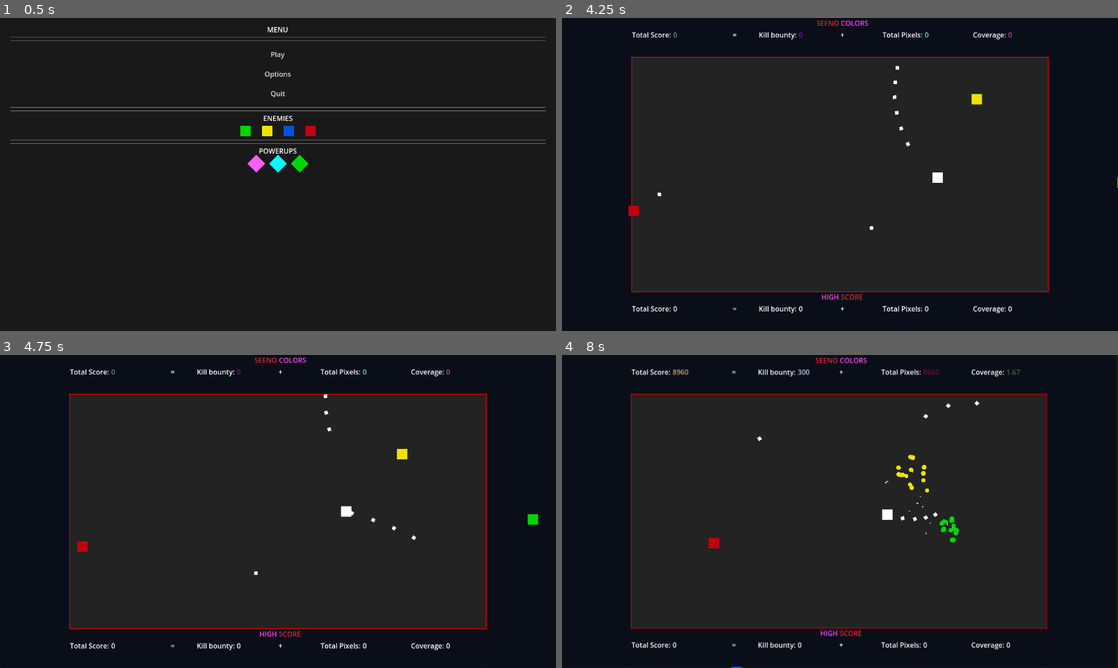
Above: before the commit, frames 1-4 (two rows, left to right).
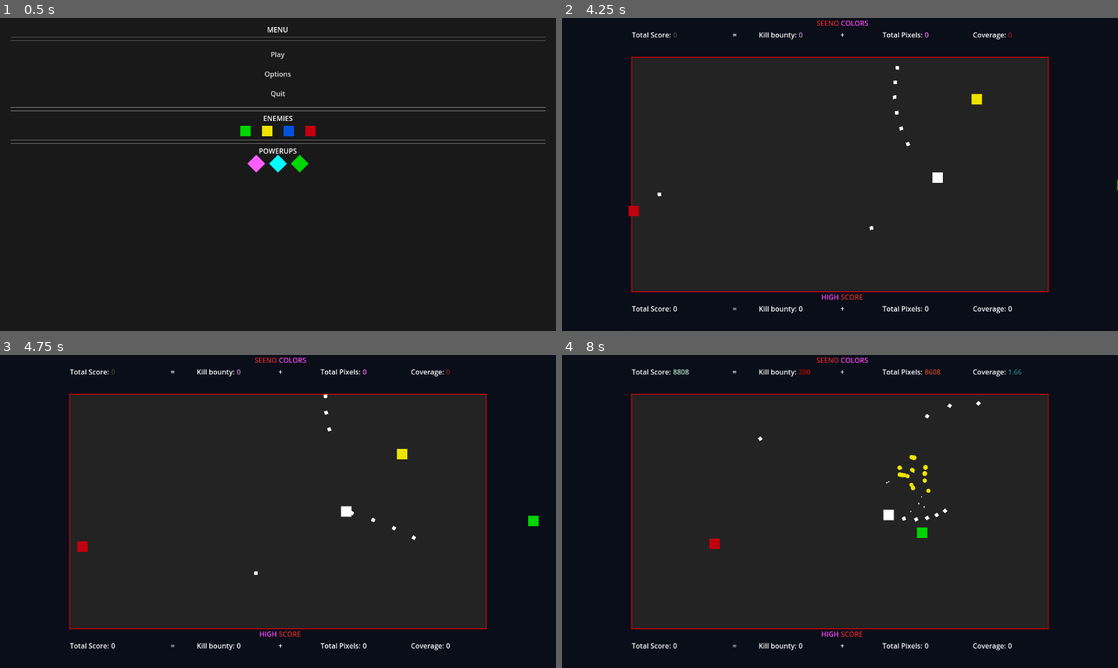
Above: after the commit, the same moments.

Repository: SeeNoirSeeNo/Get_RECT
Game: Godot game, scene res://Menu.tscn
Two runs of this game, one before a commit and one after it. Both use one fixed random seed, a clock stepped at 60 frames per second and the inputs below.
Inputs (mouse positions are in pixels of both pictures, inside the frame that each line leads up to):
- Up to frame 1 (0.5 s): no input
- Up to frame 2 (4.25 s): click "Play" at 0.5 s; tap Enter at 1.25 s; move the mouse to (962, 158) at 1.27 s; press the mouse at (962, 158) at 1.28 s; hold D (move_right) 1.28-2.03 s; move the mouse to (728, 190) at 2.02 s; release the mouse at (728, 190) at 2.03 s; hold S (move_down) 2.03-2.78 s; click (728, 190) at 2.1 s; move the mouse to (895, 105) at 2.77 s; press the mouse at (895, 105) at 2.78 s; hold D (move_right) 2.78-3.53 s; move the mouse to (812, 237) at 3.52 s; release the mouse at (812, 237) at 3.53 s; hold W (move_up) from 3.53 s (still down); click (812, 237) at 3.6 s
- Up to frame 3 (4.75 s): move the mouse to (444, 558) at 4.27 s; release W (move_up) at 4.28 s; press the mouse at (444, 558) at 4.28 s; hold A (move_left) from 4.28 s (still down)
- Up to frame 4 (8 s): move the mouse to (673, 464) at 5.02 s; release the mouse at (673, 464) at 5.03 s; click (673, 464) at 5.1 s; move the mouse to (867, 511) at 5.77 s; release A (move_left) at 5.78 s; press the mouse at (867, 511) at 5.78 s; hold S (move_down) 5.78-6.53 s; move the mouse to (756, 433) at 6.52 s; release the mouse at (756, 433) at 6.53 s; hold D (move_right) 6.53-7.28 s; click (756, 433) at 6.6 s; move the mouse to (962, 495) at 7.27 s; press the mouse at (962, 495) at 7.28 s; hold W (move_up) from 7.28 s (still down)

Frame 1 is identical in both runs. In frame 2, less than 0.1% of the frame differs, in the area x 20-100%, y 4-56%; in frame 3, less than 0.1%; in frame 4, 2.7%, in the area x 12-88%, y 0-100%.

Commit message:
Added random tracks

Diff:
--- a/Arena.gd
+++ b/Arena.gd
@@ -1,11 +1,12 @@
 extends Node2D
 
 @onready var bloodScan = $BloodScan
+@onready var soundcontroller = $Sound_controller
 
 func _ready():
 	Global.node_creation_parent = self
-	Global.score = 0
-	Global.play_sound("stage_music")
-
+	var track_names = soundcontroller.tracks.keys()
+	var track_name = track_names.pick_random()
+	Global.play_music(track_name, -20)
 func _exit_tree():
 	Global.node_creation_parent = null
--- a/Enemy_core.gd
+++ b/Enemy_core.gd
@@ -1,6 +1,6 @@
 extends Sprite2D
 ### MOVEMENT ###
-@export var offset_chance : float = 0.41  # Chance to use offset, between 0 and 1
+@export var offset_chance : float = 0.31  # Chance to use offset, between 0 and 1
 @export var offset_range : int = 50
 @export var offset_min_time : float = 0.01  # Minimum time to update target position
 @export var offset_max_time : float = 2.00  # Maximum time to update target position
--- a/Global.gd
+++ b/Global.gd
@@ -79,7 +79,14 @@
 		if sound_controller.has_node(sound):
 			sound_controller.get_node(sound).stop()
 
-
+func play_music(name, volume = 0.0):
+	if sound_controller != null and music_turned_off == false:
+		if name in sound_controller.tracks:
+			if sound_controller.current_track:
+				sound_controller.current_track.stop()
+			sound_controller.current_track = sound_controller.tracks[name]
+			sound_controller.current_track.volume_db += volume
+			sound_controller.current_track.play()
 
 ###//UTILITY//###
 func pickRandomColor():
--- a/sound_controller.gd
+++ b/sound_controller.gd
@@ -1,6 +1,20 @@
 extends Node2D
 
-@onready var stage_music = $stage_music
+@onready var tracks = {
+	"Track0": $Track0,
+	"Track1": $Track1,
+	"Track2": $Track2,
+	"Track3": $Track3,
+	"Track4": $Track4,
+	"Track5": $Track5,
+	"Track6": $Track6,
+	"Track7": $Track7,
+	"Track8": $Track8,
+	"Track9": $Track9,
+	"Track10": $Track10
+}
+
+var current_track = null
 
 # Called when the node enters the scene tree for the first time.
 func _ready():
@@ -12,6 +26,7 @@
 	Global.score_updated.disconnect(self._on_score_updated)
 
 func _on_score_updated():
-	var new_speed = 1.0 + Global.score / 5000000.0  # Adjust this formula as needed
-	stage_music.pitch_scale = new_speed
-	print(stage_music.pitch_scale)
+	if current_track != null:
+		var new_speed = 1.0 + Global.score / 500000.0  # Adjust this formula as needed
+		current_track.pitch_scale = new_speed
+		print(current_track)
--- a/sound_controller.tscn
+++ b/sound_controller.tscn
@@ -14,6 +14,16 @@
 [ext_resource type="AudioStream" uid="uid://bkusxjng7ln1i" path="res://Sounds/Powerups/powerUp_1.wav" id="12_opsth"]
 [ext_resource type="AudioStream" uid="uid://hf574710dewk" path="res://Sounds/WaveShooter.mp3" id="13_k040n"]
 [ext_resource type="AudioStream" uid="uid://ntrple3tlir7" path="res://Sounds/Player/PlayerDied.wav" id="14_58yfi"]
+[ext_resource type="AudioStream" uid="uid://brnl5d7ull15b" path="res://Sounds/Music/DavidKBD - Eternity Pack - 01 - The desolation of a civilization - loop.ogg" id="15_kdfvt"]
+[ext_resource type="AudioStream" uid="uid://c672pd782myd0" path="res://Sounds/Music/DavidKBD - Eternity Pack - 01 - The desolation of a civilization - oneshoot.ogg" id="16_g0wcy"]
+[ext_resource type="AudioStream" uid="uid://cqwuprpgl4dit" path="res://Sounds/Music/DavidKBD - Eternity Pack - 02 - Agony Space-deep - loop.ogg" id="17_ujgtl"]
+[ext_resource type="AudioStream" uid="uid://bosm544lo21u2" path="res://Sounds/Music/DavidKBD - Eternity Pack - 02 - Agony Space-deep - oneshoot.ogg" id="18_vt2y7"]
+[ext_resource type="AudioStream" uid="uid://d1vdx60h153iq" path="res://Sounds/Music/DavidKBD - Eternity Pack - 03 - I Can See You - loop.ogg" id="19_2uf38"]
+[ext_resource type="AudioStream" uid="uid://dyf1kjn0rb05h" path="res://Sounds/Music/DavidKBD - Eternity Pack - 03 - I Can See You - oneshoot.ogg" id="20_blwtd"]
+[ext_resource type="AudioStream" uid="uid://bvtaduqqolxph" path="res://Sounds/Music/DavidKBD - Eternity Pack - 04 - Eating offal - loop.ogg" id="21_0veem"]
+[ext_resource type="AudioStream" uid="uid://ca8oh4mypgibp" path="res://Sounds/Music/DavidKBD - Eternity Pack - 04 - Eating offal - oneshoot.ogg" id="22_o2mxu"]
+[ext_resource type="AudioStream" uid="uid://ckeanegxtf41a" path="res://Sounds/Music/DavidKBD - Eternity Pack - 05 - Evil soul inside - loop.ogg" id="23_mfdv0"]
+[ext_resource type="AudioStream" uid="uid://b343pwyymjlp" path="res://Sounds/Music/DavidKBD - Eternity Pack - 05 - Evil soul inside - oneshoot.ogg" id="24_66ld4"]
 
 [node name="Sound_controller" type="Node2D"]
 script = ExtResource("1_2cawy")
@@ -62,9 +72,39 @@
 stream = ExtResource("12_opsth")
 volume_db = -10.467
 
-[node name="stage_music" type="AudioStreamPlayer" parent="."]
+[node name="player_died" type="AudioStreamPlayer" parent="."]
+stream = ExtResource("14_58yfi")
+
+[node name="Track0" type="AudioStreamPlayer" parent="."]
 stream = ExtResource("13_k040n")
 volume_db = -20.0
 
-[node name="player_died" type="AudioStreamPlayer" parent="."]
-stream = ExtResource("14_58yfi")
+[node name="Track1" type="AudioStreamPlayer" parent="."]
+stream = ExtResource("15_kdfvt")
+
+[node name="Track2" type="AudioStreamPlayer" parent="."]
+stream = ExtResource("16_g0wcy")
+
+[node name="Track3" type="AudioStreamPlayer" parent="."]
+stream = ExtResource("17_ujgtl")
+
+[node name="Track4" type="AudioStreamPlayer" parent="."]
+stream = ExtResource("18_vt2y7")
+
+[node name="Track5" type="AudioStreamPlayer" parent="."]
+stream = ExtResource("19_2uf38")
+
+[node name="Track6" type="AudioStreamPlayer" parent="."]
+stream = ExtResource("20_blwtd")
+
+[node name="Track7" type="AudioStreamPlayer" parent="."]
+stream = ExtResource("21_0veem")
+
+[node name="Track8" type="AudioStreamPlayer" parent="."]
+stream = ExtResource("22_o2mxu")
+
+[node name="Track9" type="AudioStreamPlayer" parent="."]
+stream = ExtResource("23_mfdv0")
+
+[node name="Track10" type="AudioStreamPlayer" parent="."]
+stream = ExtResource("24_66ld4")
Not shown, changed: Sounds/Music/8bit Idee.wav.import
Not shown, added: Sounds/Music/DavidKBD - Eternity Pack - 01 - The desolation of a civilization - loop.ogg.import
Not shown, added: Sounds/Music/DavidKBD - Eternity Pack - 01 - The desolation of a civilization - oneshoot.ogg.import
Not shown, added: Sounds/Music/DavidKBD - Eternity Pack - 02 - Agony Space-deep - loop.ogg.import
Not shown, added: Sounds/Music/DavidKBD - Eternity Pack - 02 - Agony Space-deep - oneshoot.ogg.import
Not shown, added: Sounds/Music/DavidKBD - Eternity Pack - 03 - I Can See You - loop.ogg.import
Not shown, added: Sounds/Music/DavidKBD - Eternity Pack - 03 - I Can See You - oneshoot.ogg.import
Not shown, added: Sounds/Music/DavidKBD - Eternity Pack - 04 - Eating offal - loop.ogg.import
Not shown, added: Sounds/Music/DavidKBD - Eternity Pack - 04 - Eating offal - oneshoot.ogg.import
Not shown, added: Sounds/Music/DavidKBD - Eternity Pack - 05 - Evil soul inside - loop.ogg.import
Not shown, added: Sounds/Music/DavidKBD - Eternity Pack - 05 - Evil soul inside - oneshoot.ogg.import
Not shown, added: Sounds/Music/DavidKBD - Eternity Pack - 06 - God of darkness - loop.ogg.import
(and 43 more such lines)
